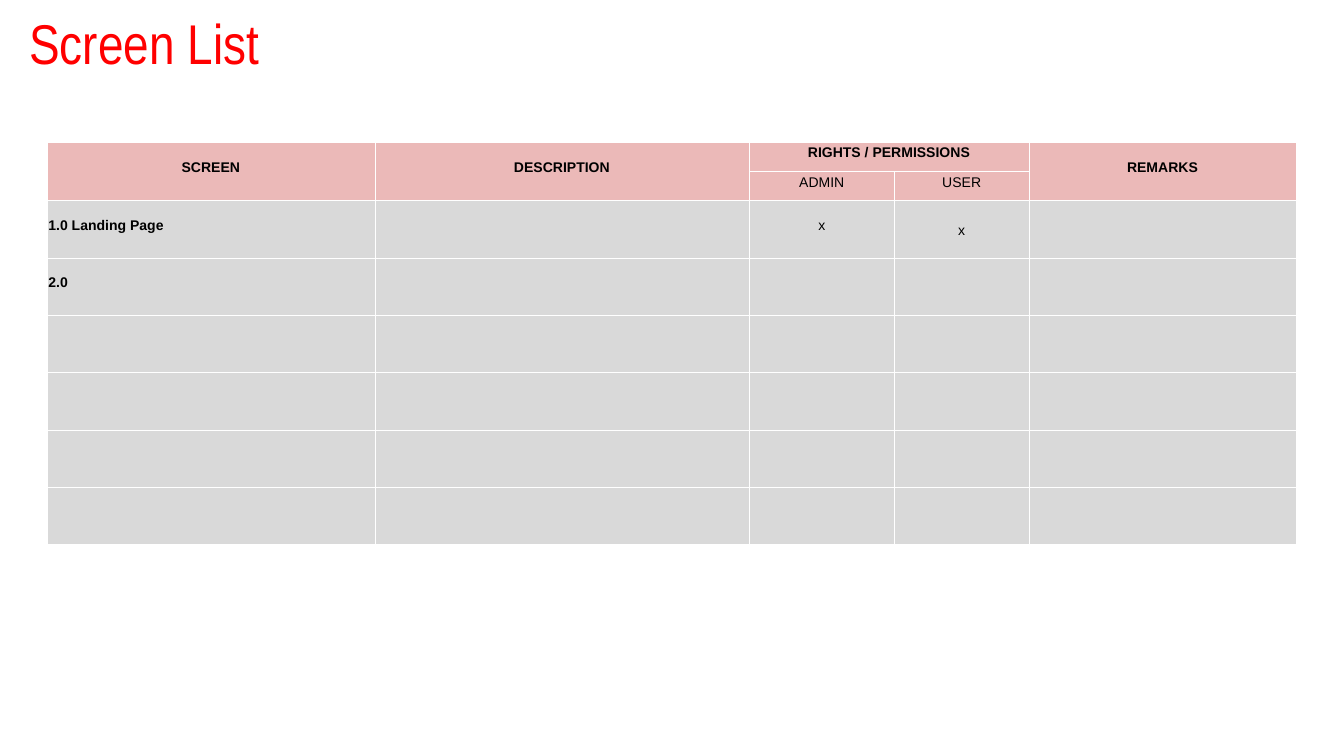
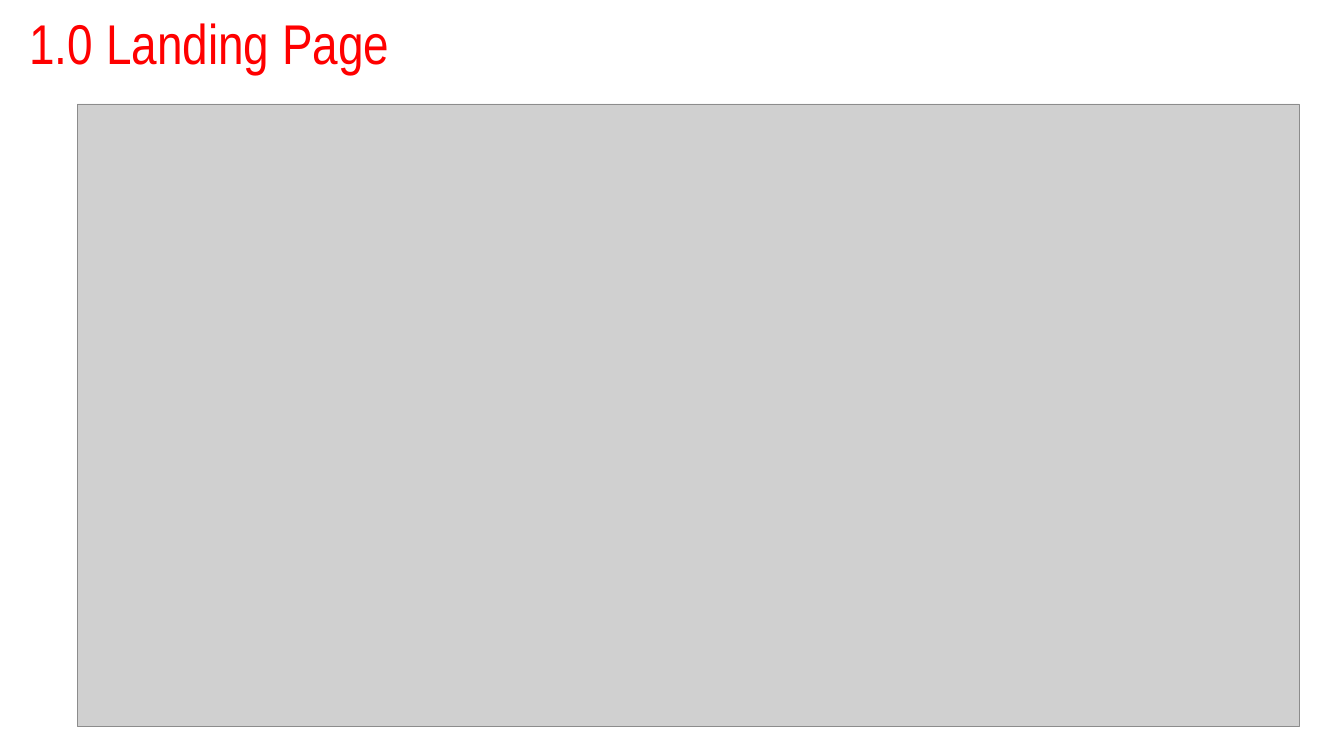
Before and after one commit to Erudi787/book-buddi, a slide deck: slide 10 of Documentation/High Level Design/Alliance Low Code Program_HLD_G6_BookBuddi.pptx (slide 4 before the commit). Drawn at 1344x756 pixels with LibreOffice and Linux fonts; fonts in the diff are those of the drawing; grey boxes stand for pictures; background and template pictures are left out. Boxes give left, top, right and bottom in pixels: in the first picture for what was removed or moved away, otherwise in the second. Text is boxed around its words. In the diff, an @@ line names an element or a change of style, - is before the commit and + after.

```diff
--- a/Documentation/High Level Design/Alliance Low Code Program_HLD_G6_BookBuddi.pptx
+++ b/Documentation/High Level Design/Alliance Low Code Program_HLD_G6_BookBuddi.pptx
@@ text at <box>29,23,389,74</box>: text changed @@
-Screen List
+1.0 Landing Page
@@ picture added at <box>78,104,1299,726</box> @@
@@ table removed at <box>47,142,1297,545</box>, 8 rows, 5 columns @@
-SCREEN | DESCRIPTION | RIGHTS / PERMISSIONS |  | REMARKS
- |  | ADMIN | USER | 
-1.0 Landing Page |  | x | x | 
-2.0 |  |  |  | 
- |  |  |  | 
- |  |  |  | 
- |  |  |  | 
- |  |  |  | 
```
Also in this commit, not shown: 3 other slides changed, 96 slides added, 1 slide removed, 4 other files.
